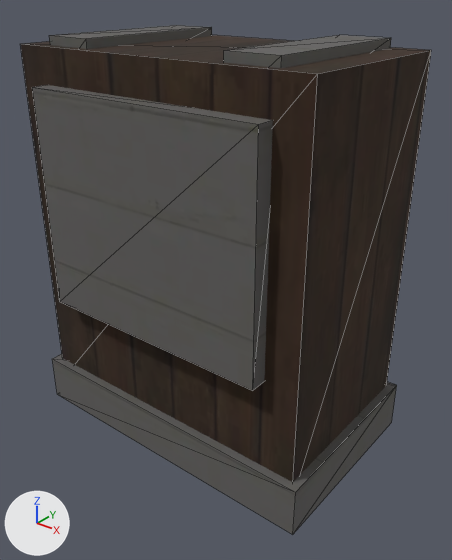
Renders of the glTF model saga-assets/world/web/eq_past_1_chest.glb from each side of a commit.
Before and after are seen from a camera (50 mm lens) standing at (0.447, -0.544, 0.407) and looking at (0.021, -0.011, 0.077). Every picture has the same lights, and +X, +Y and +Z are marked at lower left. The older version comes first. Mesh edges are drawn as thin lines. Vertices at exactly the same position are counted once.

The older version as bpy lines, for what is in view:
```python
me_eq_past_1_chest = bpy.data.meshes.new('eq_past_1_chest')
me_eq_past_1_chest.from_pydata(...)  # 38 vertices, 60 faces; spans x -0.83..0.83, y -0.52..0.52, z -1.0..1.0
# faces by material slot: [12, 48]
me_eq_past_1_chest.materials.append(mat_brown_planks_03)  # picture img_brown_planks_03_toon
me_eq_past_1_chest.materials.append(mat_concrete_wall_001)  # picture img_concrete_wall_001_toon
# before: 0 (-0.79, -0.44, -0.87), 1 (-0.79, 0.48, -0.87), 2 (0.79, 0.48, -0.87), 3 (0.79, -0.44, -0.87), 4 (-0.79, -0.44, 0.96) at pixel (20, 43)
# before: 5 (0.79, -0.44, 0.96) at pixel (317, 73), 6 (0.79, 0.48, 0.96) at pixel (431, 50), 7 (-0.79, 0.48, 0.96)
ob_eq_past_1_chest = bpy.data.objects.new('eq_past_1_chest', me_eq_past_1_chest)
ob_eq_past_1_chest.location = (0.0, -0.005, 0.11)
ob_eq_past_1_chest.scale = (0.24, 0.24, 0.24)
```
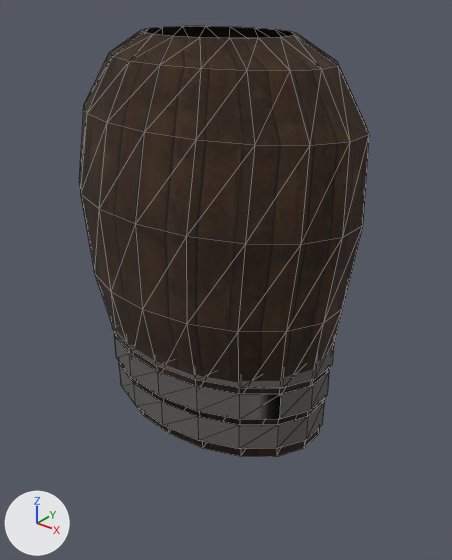
Boxes (x1, y1, x2, y2) around the edits, measured in the pictures (452 x 560 px):
'eq_past_1_chest', reshaped, moved, rescaled (29% narrower, 15% shorter): before (20, 25, 431, 534); after (79, 26, 369, 457)
part 1 of me_eq_past_1_chest, rebuilt (19% narrower, 18% taller): before (32, 25, 391, 390); after (79, 26, 369, 457)
part 2 of me_eq_past_1_chest, rebuilt: before (52, 354, 397, 534); after (119, 362, 325, 449)
part 3 of me_eq_past_1_chest, added: after (114, 332, 330, 419)
part 4 of me_eq_past_1_chest, added (mostly hidden): after (111, 323, 335, 388)
part 5 of me_eq_past_1_chest, deleted (brown): before (20, 35, 431, 482)

The change in detail:
me_eq_past_1_chest is used by ob_eq_past_1_chest; location (0.0, -0.005, 0.11); scale (0.24, 0.24, 0.24).
Verts and faces of me_eq_past_1_chest; kept vertices keep their numbers, new ones are numbered from 38.
me_eq_past_1_chest had 38 vertices, 60 faces and spanned x -0.83..0.83, y -0.52..0.52, z -1.0..1.0.
me_eq_past_1_chest now has 234 vertices, 324 faces and spans x -0.79..0.79, y -0.52..0.52, z -1.0..1.0.
me_eq_past_1_chest part 1: the loose piece of 22 vertices spanning x -0.62..0.62, y -0.52..0.44, z -0.29..1.0 is rebuilt with 126 vertices and now spans x -0.79..0.79, y -0.52..0.52, z -1.0..1.0, in mat_brown_planks_03 (picture img_brown_planks_03_toon).
me_eq_past_1_chest part 2: the loose piece of 8 vertices spanning x -0.83..0.83, y -0.48..0.52, z -1.0..-0.75 is rebuilt with 36 vertices and now spans x -0.66..0.66, y -0.42..0.49, z -0.91..-0.76.
me_eq_past_1_chest part 3: a new loose piece of 36 vertices spanning x -0.67..0.67, y -0.43..0.5, z -0.72..-0.57, in mat_concrete_wall_001 (picture img_concrete_wall_001_toon).
me_eq_past_1_chest part 4: a new loose piece of 36 vertices spanning x -0.69..0.69, y -0.44..0.51, z -0.53..-0.38, in mat_concrete_wall_001 (picture img_concrete_wall_001_toon).
Part 5, on me_eq_past_1_chest:
Vertices deleted: 0 to 7 (with the faces that use them).
Object 'eq_past_1_chest' (ob_eq_past_1_chest) moves from (0.0, -0.005, 0.11) to (0.0, -0.012, 0.122).
Object 'eq_past_1_chest' (ob_eq_past_1_chest) is rescaled from (0.24, 0.24, 0.24) to (0.233, 0.233, 0.233).
